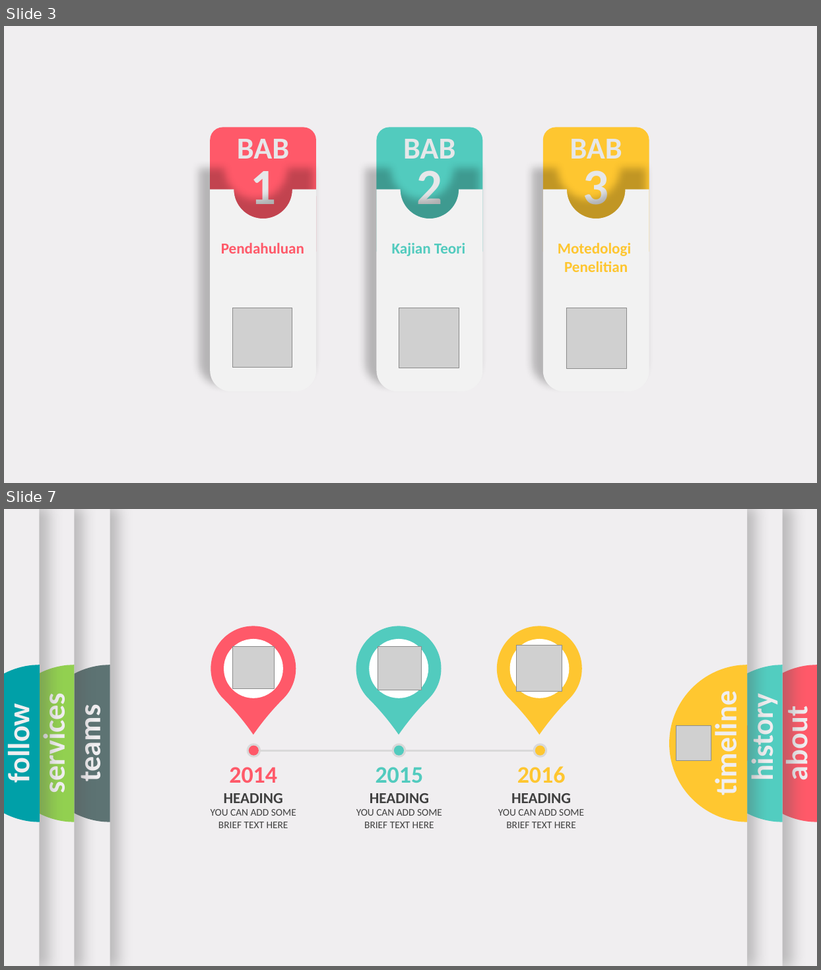
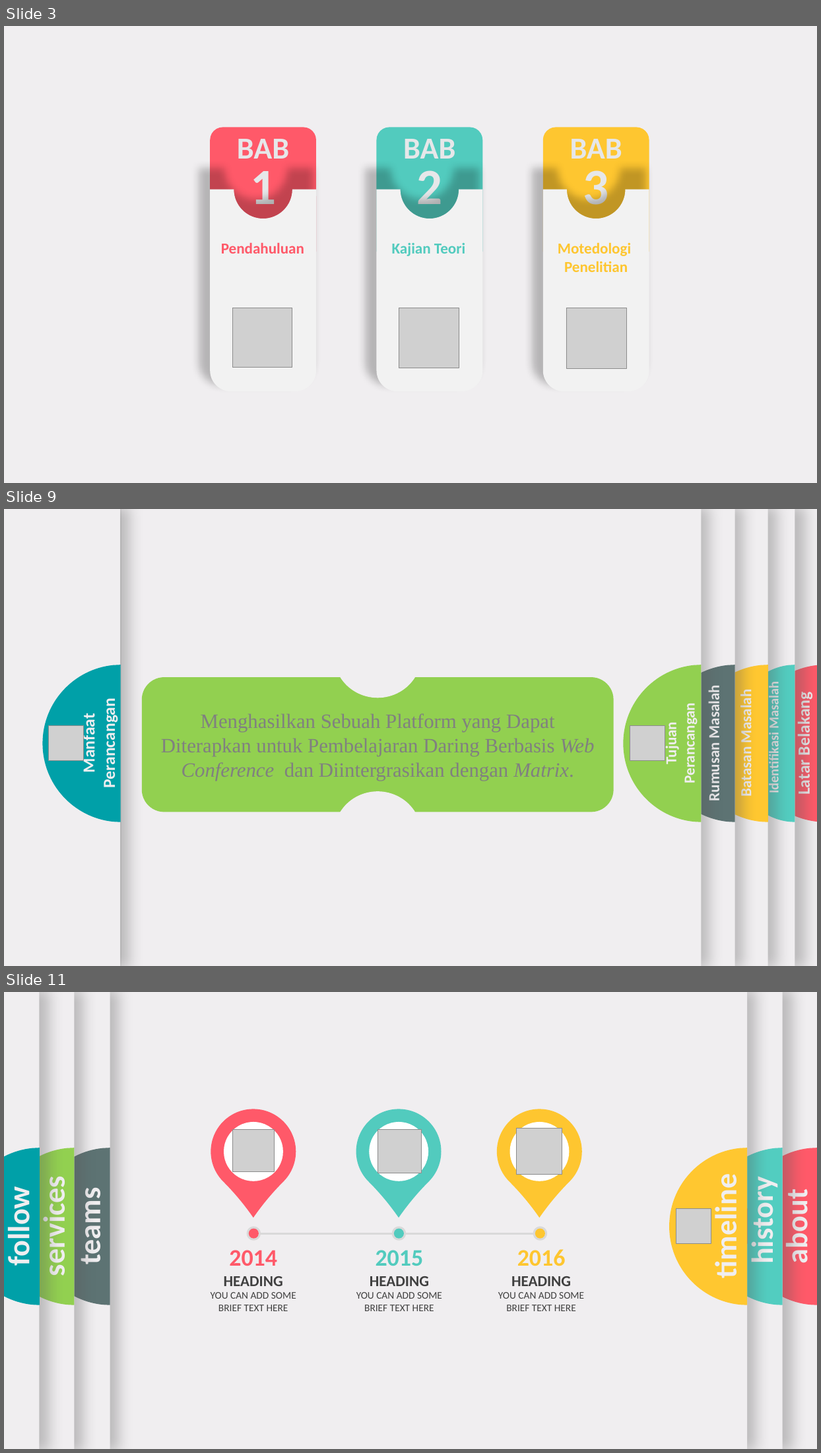
Before and after one commit to triadmoko/skripsi, a slide deck: Sempro/Sempro .pptx. Shown one above the other, each under a label of ours: slides 3 and 7 before the commit, slides 3, 9 and 11 after it; the slides between them are not shown. The pictures are 821x970 and 821x1453 pixels, drawn with LibreOffice and Linux fonts; fonts in the diff are those of the drawing; grey boxes stand for pictures; background and template pictures are left out. Boxes give left, top, right and bottom in pixels: in the first picture for what was removed or moved away, otherwise in the second. Text is boxed around its words. In the diff, an @@ line names an element or a change of style, - is before the commit and + after.

```diff
--- a/Sempro/Sempro .pptx
+++ b/Sempro/Sempro .pptx
@@ slide 9 added at box(4, 509, 817, 966), background #F0EEF0 @@
@@ rectangle added at box(4, 509, 817, 966), fill #F0EEF0 @@
@@ rectangle added at box(32, 509, 795, 966), fill #F0EEF0 @@
@@ rectangle added at box(96, 509, 735, 966), fill #F0EEF0 @@
@@ rectangle added at box(104, 509, 768, 966), fill #F0EEF0 @@
@@ ellipse added at box(334, 613, 421, 698), fill #F0EEF0 @@
@@ freeform shape added at box(657, 665, 735, 823), fill #5D7373 @@
@@ freeform shape added at box(690, 665, 768, 823), fill #FFC730 @@
@@ freeform shape added at box(729, 665, 795, 823), fill #52CDC0 @@
@@ freeform shape added at box(747, 665, 817, 823), fill #FF5969 @@
@@ rounded rectangle added at box(142, 677, 614, 812), fill #92D050, 24 pt, text #808080 @@
+Menghasilkan Sebuah Platform yang Dapat Diterapkan untuk Pembelajaran Daring Berbasis Web Conference dan Diintergrasikan dengan Matrix.
@@ text added at box(766, 686, 782, 792), 16 pt, text #F0EEF0, bold @@
+Identifikasi Masalah
@@ text added at box(705, 691, 723, 800), 18 pt, text #F0EEF0, bold @@
+Rumusan Masalah
@@ text added at box(737, 694, 755, 795), 18 pt, text #F0EEF0, bold @@
+Batasan Masalah
@@ text added at box(793, 698, 814, 795), 20 pt, text #F0EEF0, bold @@
+Latar Belakang
@@ group added at box(4, 509, 121, 966): 1 rectangle, 1 freeform shape, 1 text, 1 picture @@
+Manfaat Perancangan
@@ group added at box(121, 509, 702, 966): 1 rectangle, 1 freeform shape, 1 text, 1 picture @@
+Tujuan Perancangan
@@ ellipse added at box(334, 791, 421, 876), fill #F0EEF0 @@
@@ what was slide 7 is now slide 11 @@
```
Also in this commit, not shown: 3 slides changed, 4 other slides added, 1 slide removed, 1 other file.
